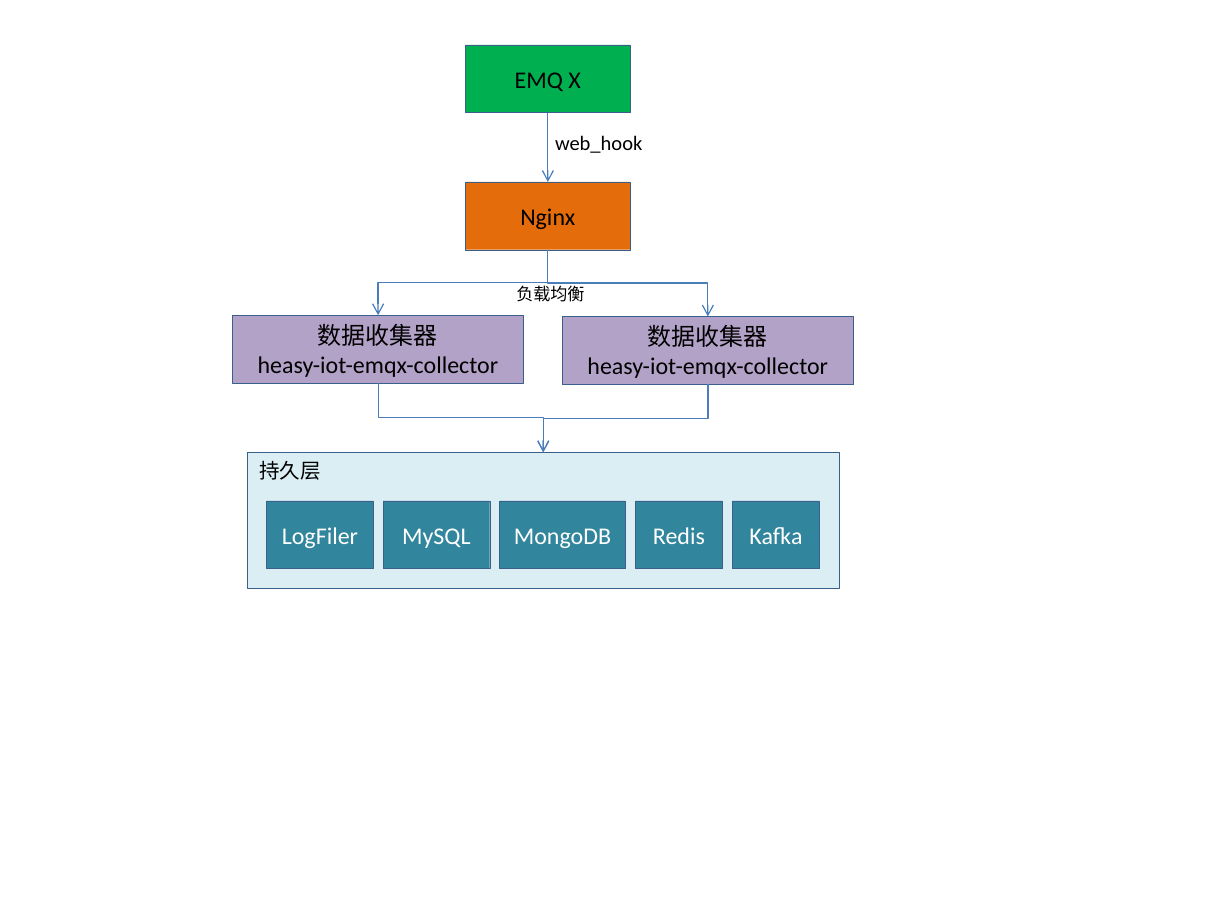
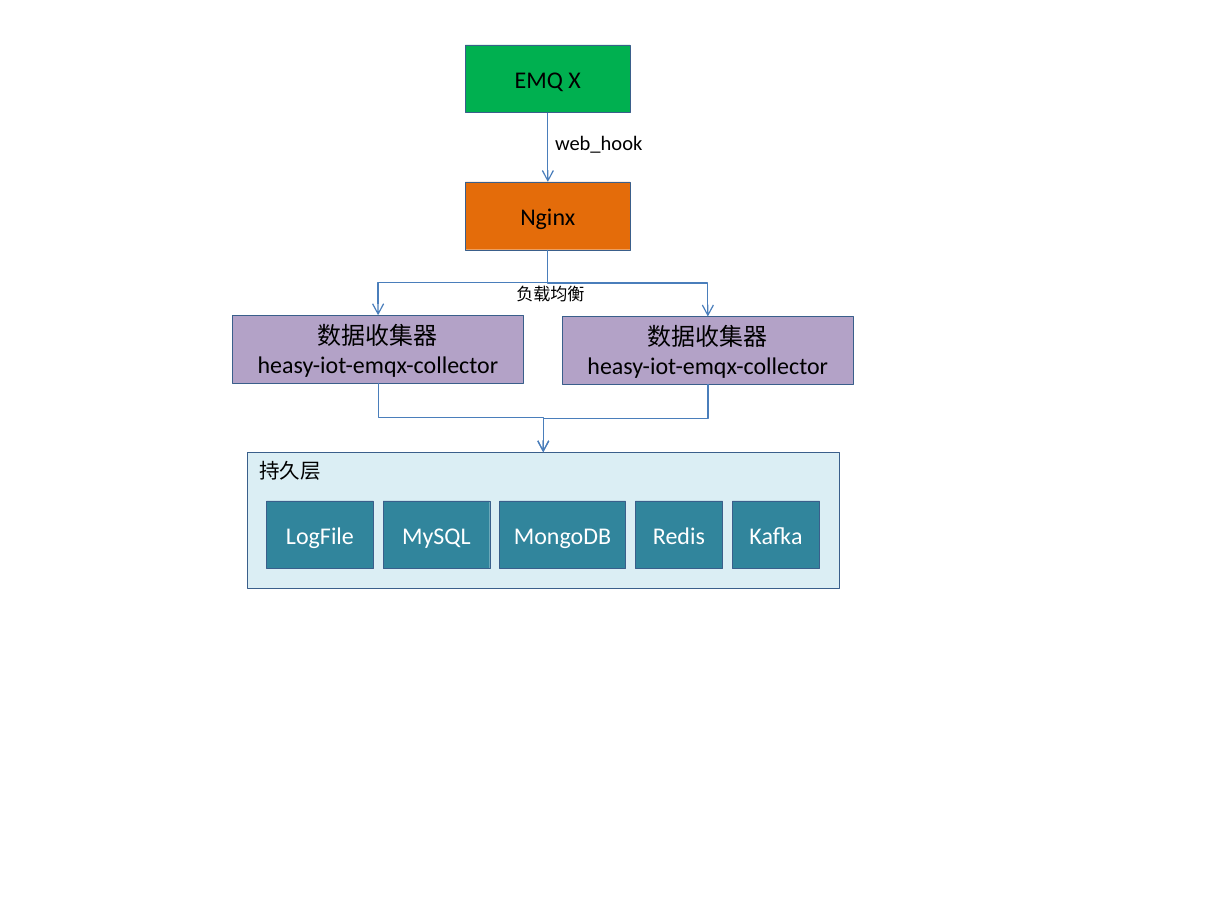
Before and after one commit to bellmit/heasy-iot, a slide deck: slide 2 of heasy-iot-emqx-collector/doc/数据收集和分发的架构图.pptx. Drawn at 1232x924 pixels with LibreOffice and Linux fonts; fonts in the diff are those of the drawing. Boxes give left, top, right and bottom in pixels: in the first picture for what was removed or moved away, otherwise in the second. Text is boxed around its words. In the diff, an @@ line names an element or a change of style, - is before the commit and + after.

```diff
--- a/heasy-iot-emqx-collector/doc/数据收集和分发的架构图.pptx
+++ b/heasy-iot-emqx-collector/doc/数据收集和分发的架构图.pptx
@@ text in rectangle at [286, 527, 354, 548]: text changed @@
-LogFiler
+LogFile
```
Also in this commit, not shown: 1 other slide changed, 40 other files.
